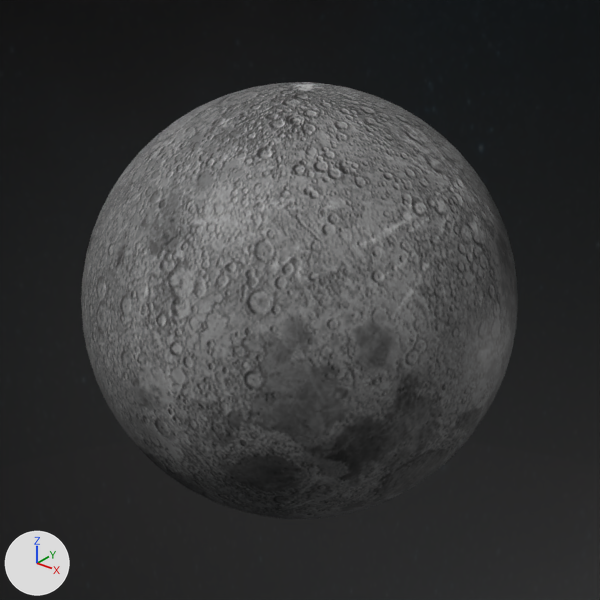
An edit to the OBJ model meshes/Moon.obj, drawn before and after from the same camera.
Before and after are seen from a 50 mm lens placed at (22.2, -27.7, 17.2), pointed at (0.0, 0.0, 0.0). Every picture has the same lights, and +X, +Y and +Z are marked at lower left. Where no turn or scale is listed for an object, it has been applied to the vertices.

In view in the first picture: 'Moon.Display', 'OuterSpace.Display'.
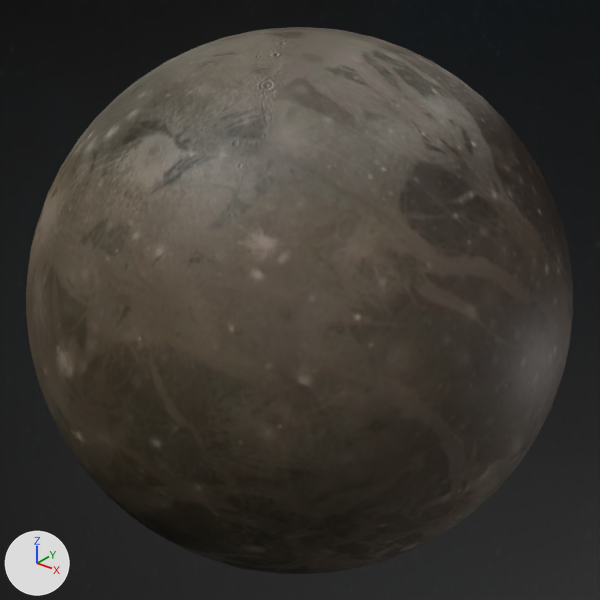
Patch to the scene script:
```diff
--- a/meshes/Moon.obj.py
+++ b/meshes/Moon.obj.py
@@ img_titansphericalmap_png @@
+img_titansphericalmap_png = load_image('TitanSphericalMap.png', '../images/TitanSphericalMap.png', 2000, 1000, 'sRGB')
@@ img_ganymedesphericalmap_png @@
+img_ganymedesphericalmap_png = load_image('GanymedeSphericalMap.png', '../images/GanymedeSphericalMap.png', 1800, 900, 'sRGB')
@@ mat_titan @@
+mat_titan = principled_material('Titan')
+mat_titan.texture = img_titansphericalmap_png
+mat_titan.roughness = 0.526
@@ mat_ganymede @@
+mat_ganymede = principled_material('Ganymede')
+mat_ganymede.texture = img_ganymedesphericalmap_png
+mat_ganymede.roughness = 0.526
@@ me_moon_display @@
 me_moon_display.from_pydata(...)  # 1986 vertices, 3968 faces; spans x -10.0..10.0, y -10.0..10.0, z -10.0..10.0
-me_moon_display.materials.append(mat_moon)  # picture img_moonsphericalmap_png
+me_moon_display.materials.append(mat_titan)  # picture img_titansphericalmap_png
@@ me_jupiterganymede_display @@
+me_jupiterganymede_display.from_pydata(...)  # 1986 vertices, 3968 faces; spans x -12.3..12.3, y -12.3..12.3, z -12.3..12.3
+me_jupiterganymede_display.materials.append(mat_ganymede)  # picture img_ganymedesphericalmap_png
@@ ob_jupiterganymede_display @@
+ob_jupiterganymede_display = bpy.data.objects.new('JupiterGanymede.Display', me_jupiterganymede_display)
+ob_jupiterganymede_display.location = (0.0, 0.0, 0.0)
```

Pixel boxes (x1, y1, x2, y2) of what changed, in the pictures (600 x 600 px):
'JupiterGanymede.Display', added
    after: (26, 27, 573, 574)
'Moon.Display', recoloured
    both: (81, 82, 518, 519)
